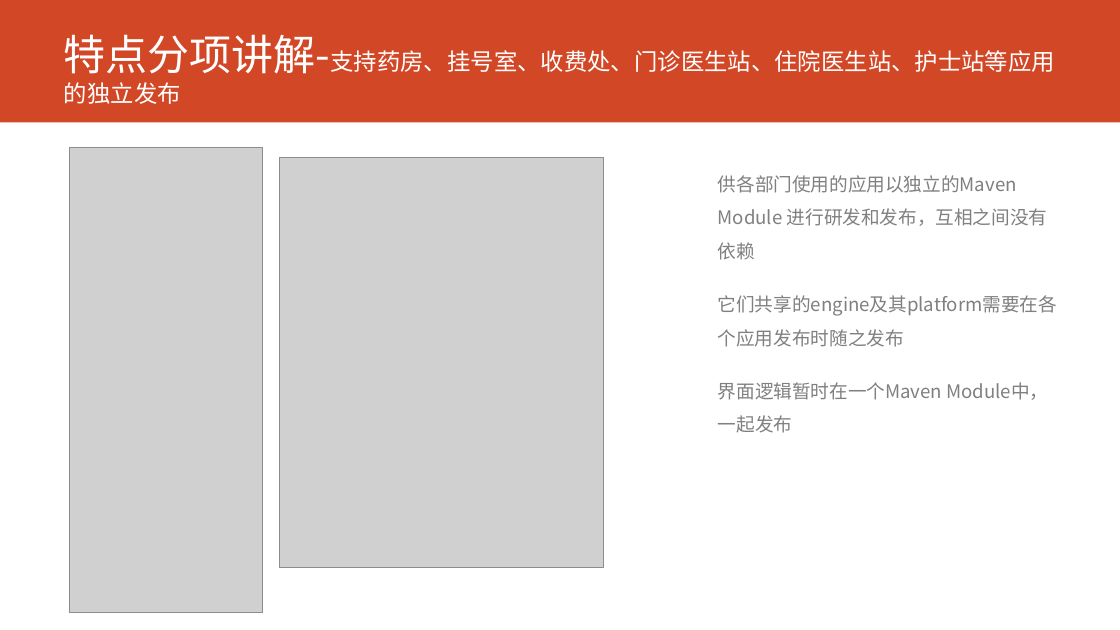
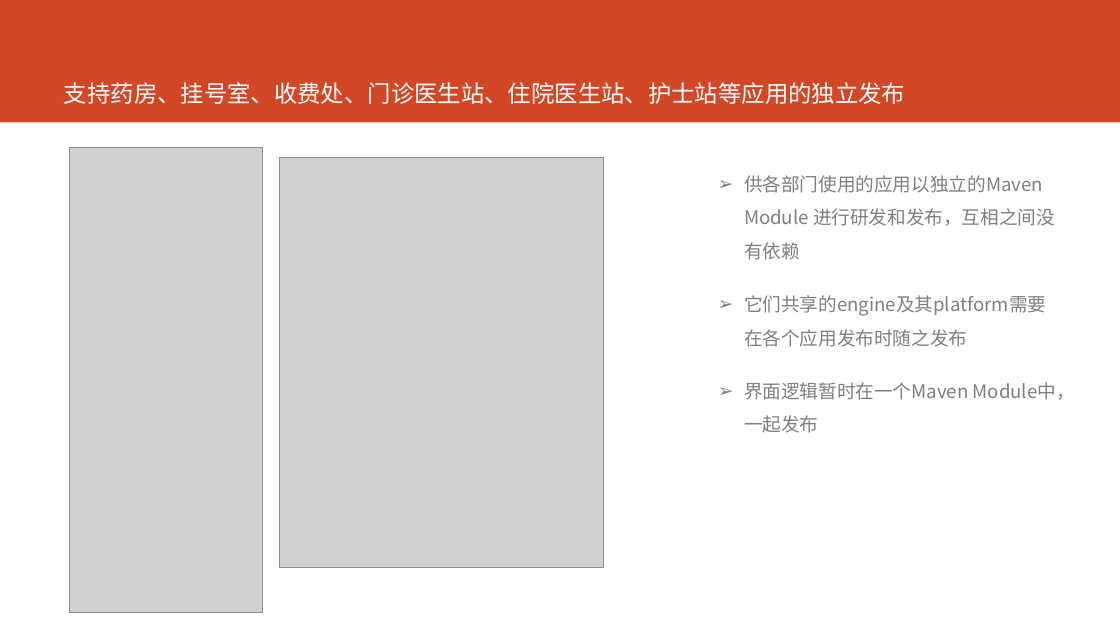
Before and after one commit to AppSecAI-TEST/hospital, a slide deck: slide 8 of doc/EVE新一代HIS核心系统.pptx. Drawn at 1120x630 pixels with LibreOffice and Linux fonts; fonts in the diff are those of the drawing; grey boxes stand for pictures. Boxes give left, top, right and bottom in pixels: in the first picture for what was removed or moved away, otherwise in the second. Text is boxed around its words. In the diff, an @@ line names an element or a change of style, - is before the commit and + after.

```diff
--- a/doc/EVE新一代HIS核心系统.pptx
+++ b/doc/EVE新一代HIS核心系统.pptx
@@ title at [64, 82, 905, 104]: text changed @@
-特点分项讲解-支持药房、挂号室、收费处、门诊医生站、住院医生站、护士站等应用的独立发布
+支持药房、挂号室、收费处、门诊医生站、住院医生站、护士站等应用的独立发布
@@ text "供各部门使用的应用以独立的Maven Module 进行研发和发布，互相之间没有依赖" at [744, 175, 1075, 433]: bullet none to ➢ @@
```
Also in this commit, not shown: 12 other slides changed.
